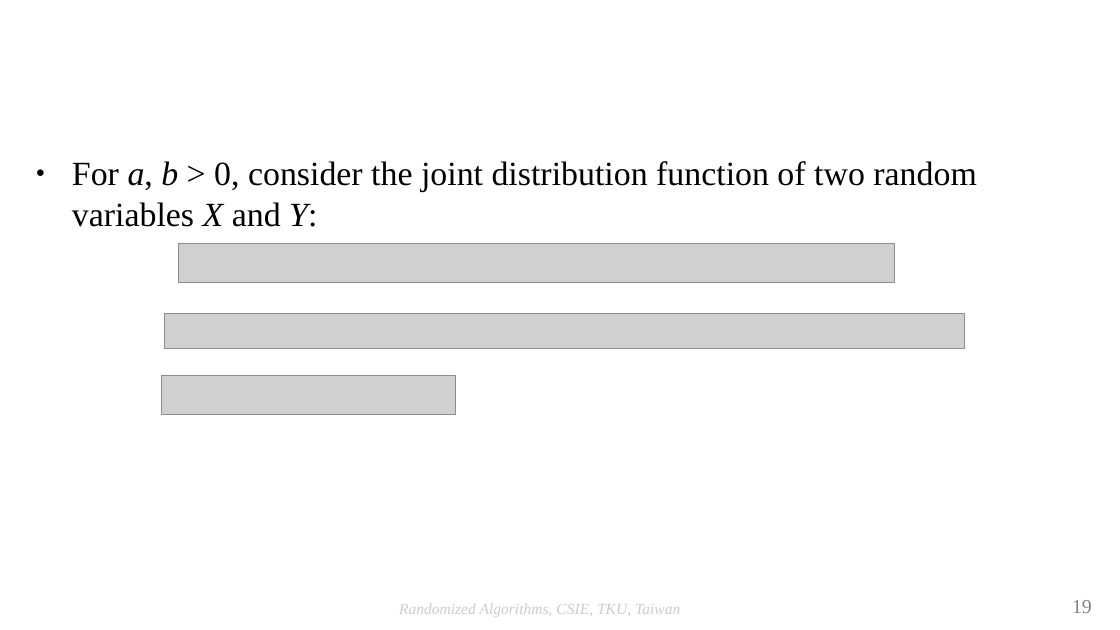
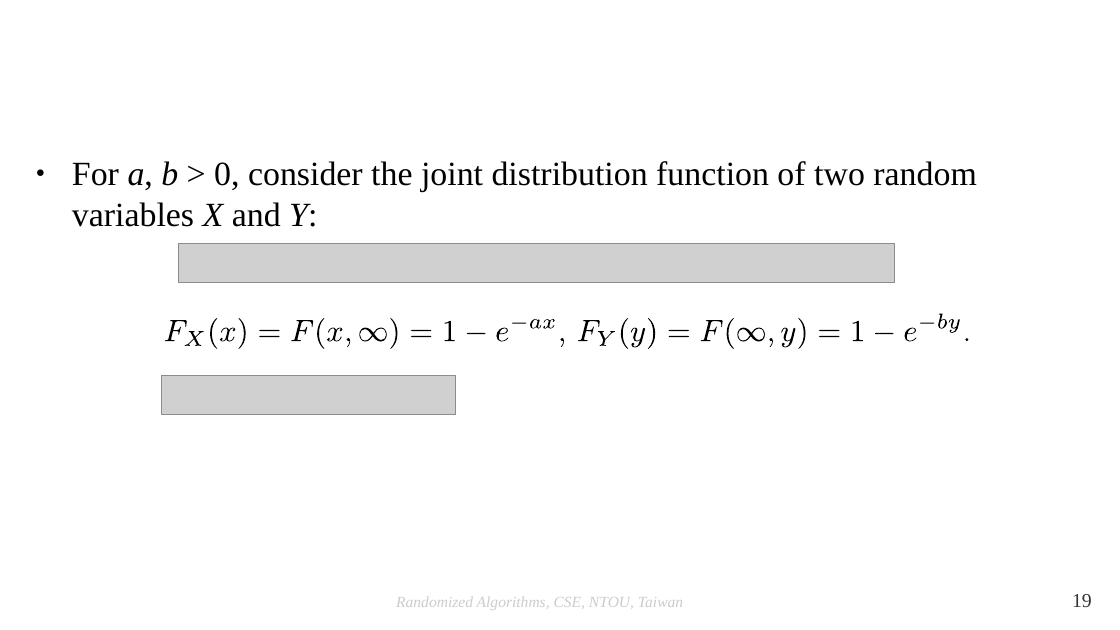
Before and after one commit to josephcclin/josephcclin.github.io, a slide deck: slide 19 of courses/rand_alg/slides/ra_lect_continuous_distributions_and_Poisson_process.odp. Drawn at 1120x630 pixels with LibreOffice and Linux fonts; fonts in the diff are those of the drawing; grey boxes stand for pictures; background and template pictures are left out. Boxes give left, top, right and bottom in pixels: in the first picture for what was removed or moved away, otherwise in the second. Text is boxed around its words. In the diff, an @@ line names an element or a change of style, - is before the commit and + after.

```diff
--- a/courses/rand_alg/slides/ra_lect_continuous_distributions_and_Poisson_process.odp
+++ b/courses/rand_alg/slides/ra_lect_continuous_distributions_and_Poisson_process.odp
@@ picture removed at <box>165,314,965,350</box> @@
@@ group added at <box>165,314,969,349</box>: 40 freeform shapes @@
@@ text "Randomized Algorithms, CSE, NTOU, Taiwan" at <box>396,597,683,610</box>: vertical alignment middle to top @@
@@ text at <box>396,597,683,610</box>: text changed @@
-Randomized Algorithms, CSIE, TKU, Taiwan
+Randomized Algorithms, CSE, NTOU, Taiwan
@@ page number at <box>1072,594,1092,607</box>: text colour #808080 to #333333; vertical alignment middle to top @@
```
Also in this commit, not shown: 58 other slides changed, 2 other files.
